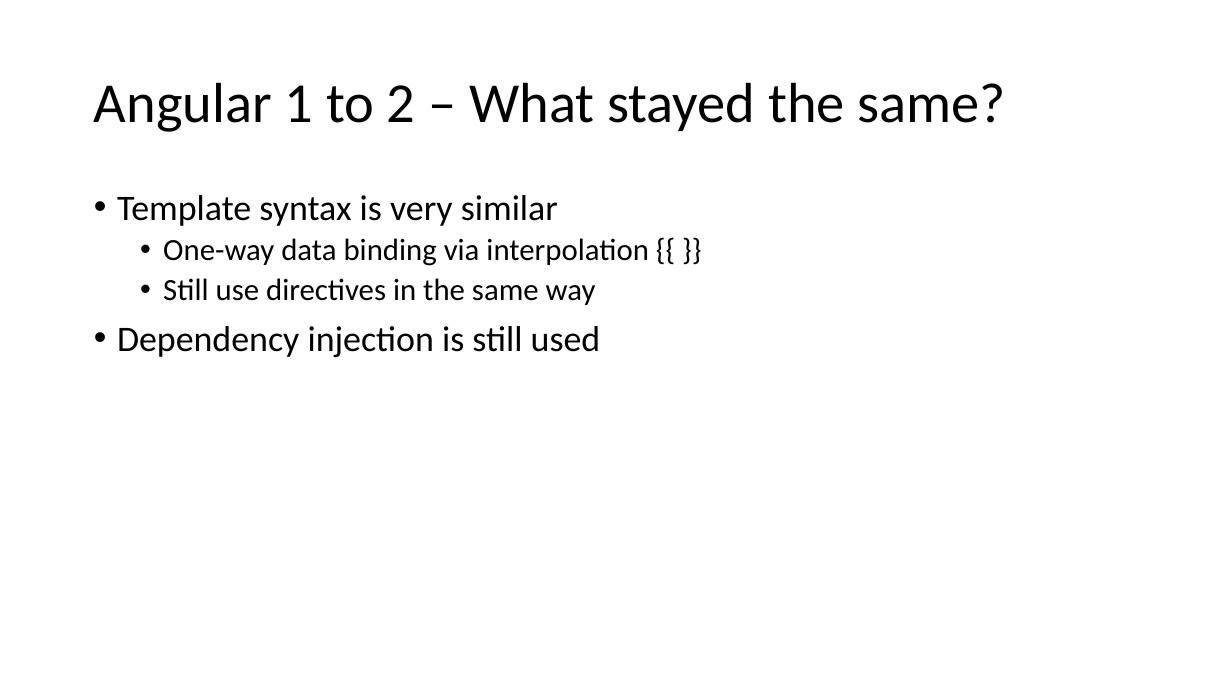
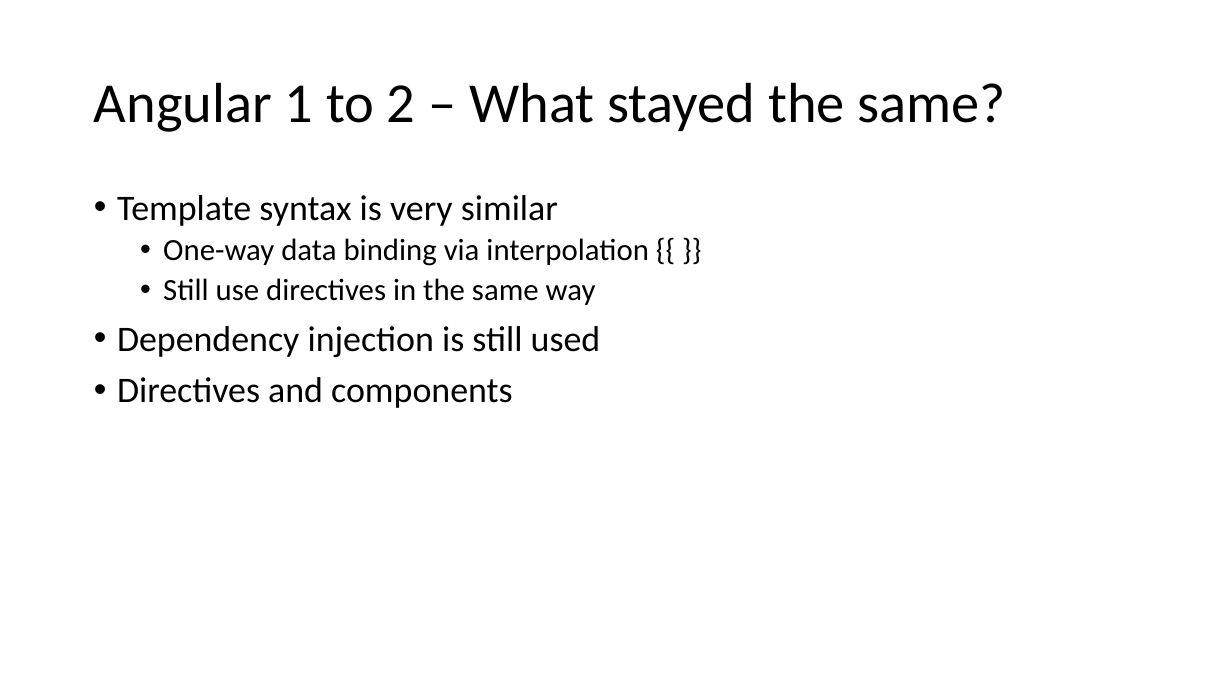
Before and after one commit to schneidenbach/Angular2-AspNetCore-TypeScript-Workshop, a slide deck: slide 5 of slides/2 - Intro to Angular 2.pptx. Drawn at 1232x693 pixels with LibreOffice and Linux fonts; fonts in the diff are those of the drawing. Boxes give left, top, right and bottom in pixels: in the first picture for what was removed or moved away, otherwise in the second. Text is boxed around its words. In the diff, an @@ line names an element or a change of style, - is before the commit and + after.

```diff
--- a/slides/2 - Intro to Angular 2.pptx
+++ b/slides/2 - Intro to Angular 2.pptx
@@ text at (x1=117, y1=377, x2=513, y2=408): paragraph added @@
+• Directives and components
```
Also in this commit, not shown: 2 other files.
